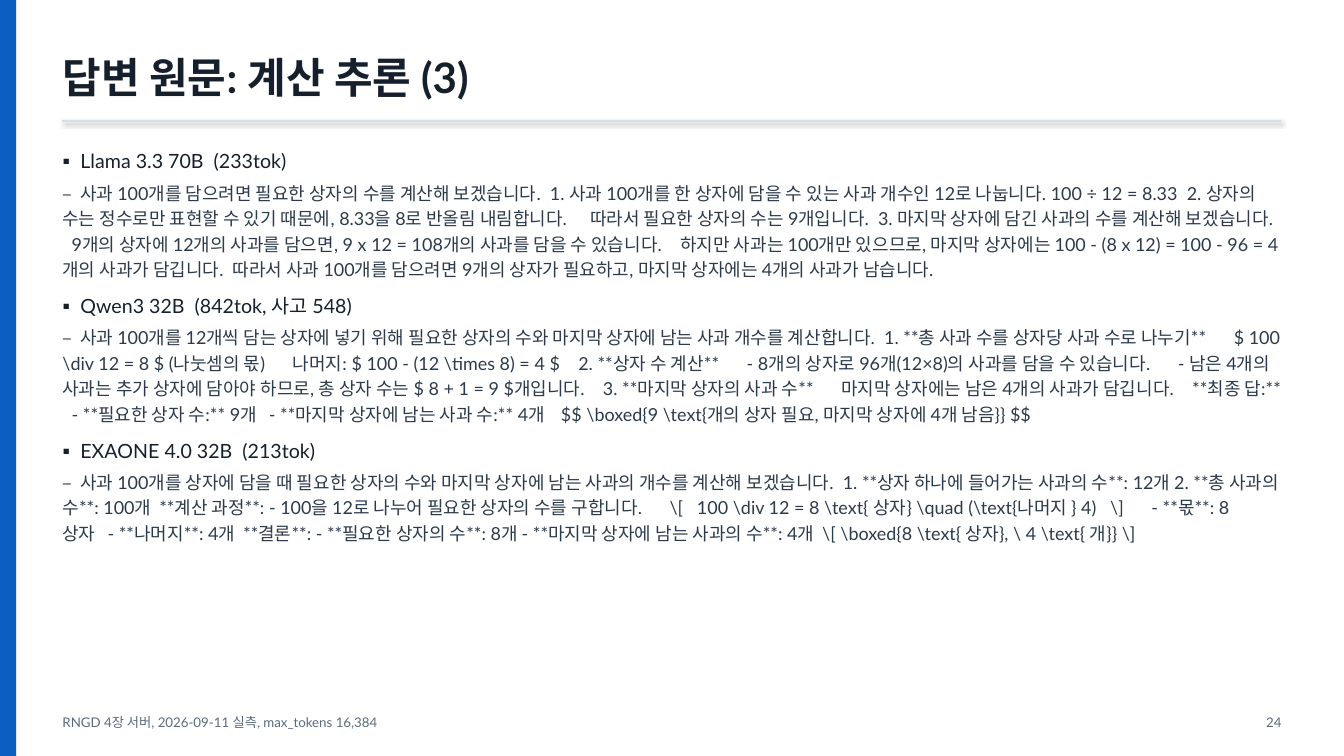
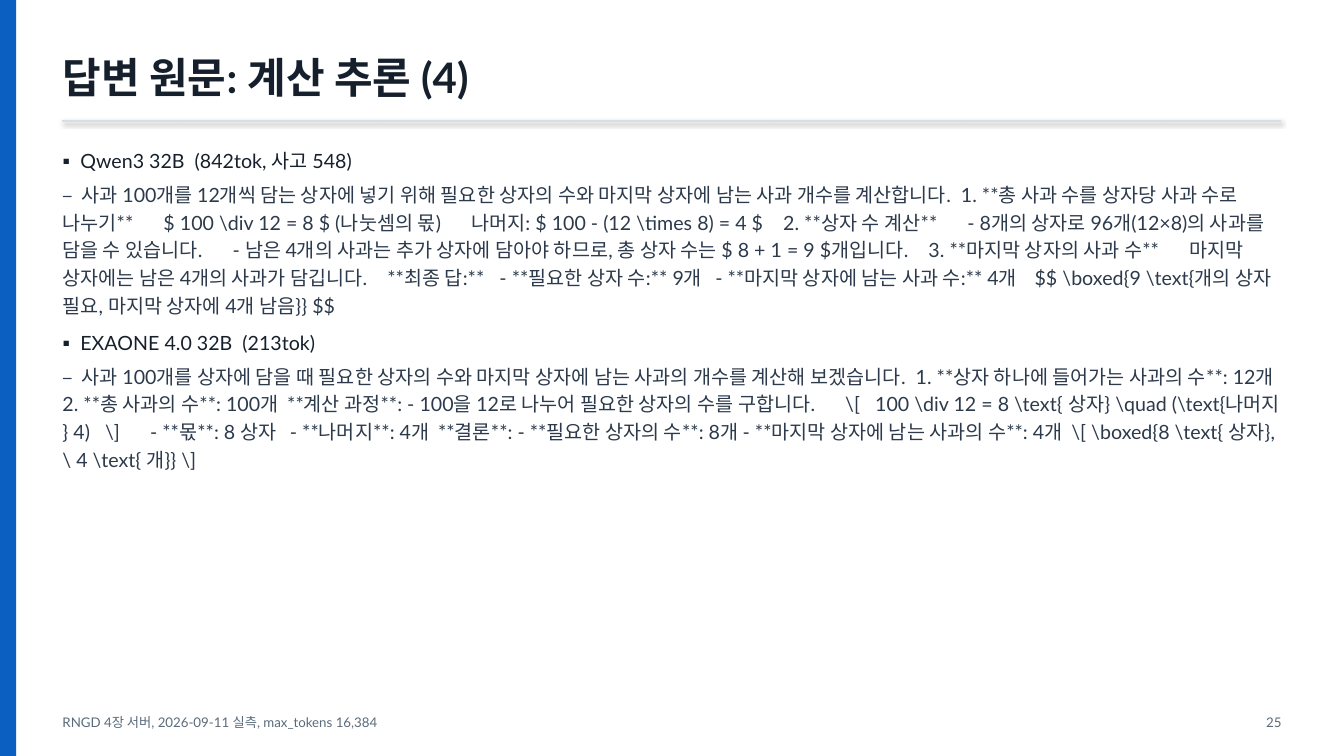
Before and after one commit to SOTA-PNU/RNGD-proj, a slide deck: slide 27 of Model_Benchmark/rngd-npu/bench_prebuilt_vs_custom/모델별-성능정리-2026-09-11.pptx (slide 26 before the commit). Drawn at 1344x756 pixels with LibreOffice and Linux fonts; fonts in the diff are those of the drawing. Boxes give left, top, right and bottom in pixels: in the first picture for what was removed or moved away, otherwise in the second. Text is boxed around its words. In the diff, an @@ line names an element or a change of style, - is before the commit and + after.

```diff
--- a/Model_Benchmark/rngd-npu/bench_prebuilt_vs_custom/모델별-성능정리-2026-09-11.pptx
+++ b/Model_Benchmark/rngd-npu/bench_prebuilt_vs_custom/모델별-성능정리-2026-09-11.pptx
@@ text at box(62, 57, 468, 100): text changed @@
-답변 원문: 계산 추론 (3)
+답변 원문: 계산 추론 (4)
@@ text at box(62, 153, 1273, 278): paragraphs removed @@
-▪ Llama 3.3 70B (233tok)
-– 사과 100개를 담으려면 필요한 상자의 수를 계산해 보겠습니다. 1. 사과 100개를 한 상자에 담을 수 있는 사과 개수인 12로 나눕니다. 100 ÷ 12 = 8.33 2. 상자의 수는 정수로만 표현할 수 있기 때문에, 8.33을 8로 반올림 내림합니다. 따라서 필요한 상자의 수는 9개입니다. 3. 마지막 상자에 담긴 사과의 수를 계산해 보겠습니다. 9개의 상자에 12개의 사과를 담으면, 9 x 12 = 108개의 사과를 담을 수 있습니다. 하지만 사과는 100개만 있으므로, 마지막 상자에는 100 - (8 x 12) = 100 - 96 = 4개의 사과가 담깁니다. 따라서 사과 100개를 담으려면 9개의 상자가 필요하고, 마지막 상자에는 4개의 사과가 남습니다.
@@ text at box(62, 151, 1280, 470): size 12.8 to 14 pt; less space between paragraphs @@
@@ text at box(1266, 717, 1281, 727): text changed @@
-24
+25
```
Also in this commit, not shown: 36 other slides changed, 2 slides added, 19 other files.
